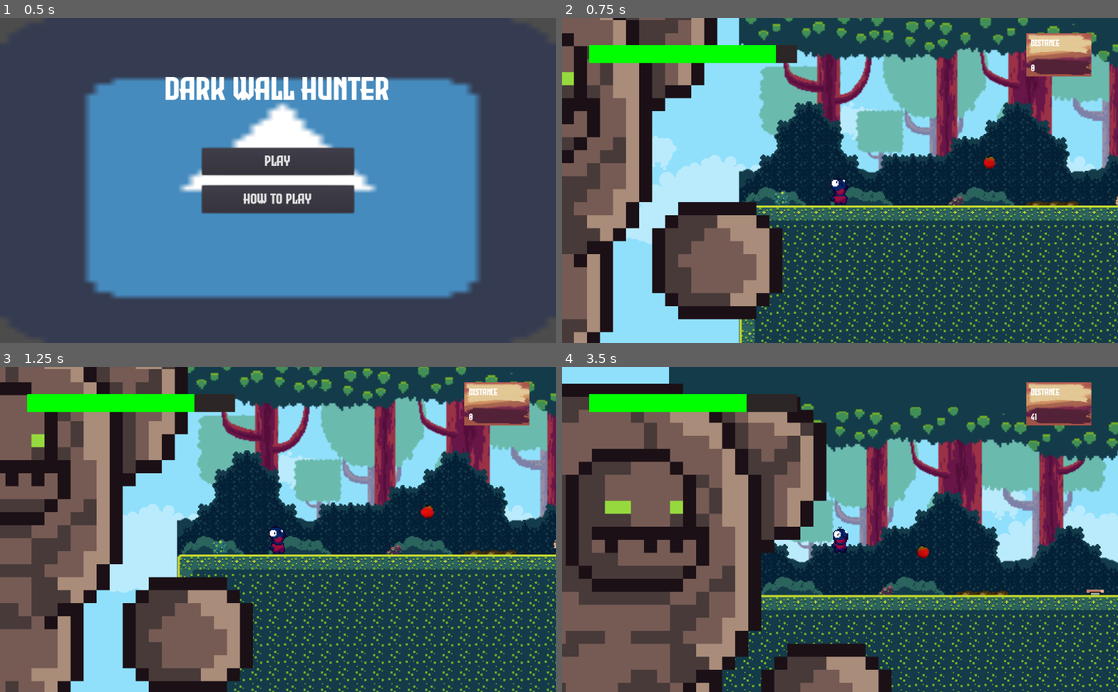
Above: before the commit, frames 1-4 (two rows, left to right).
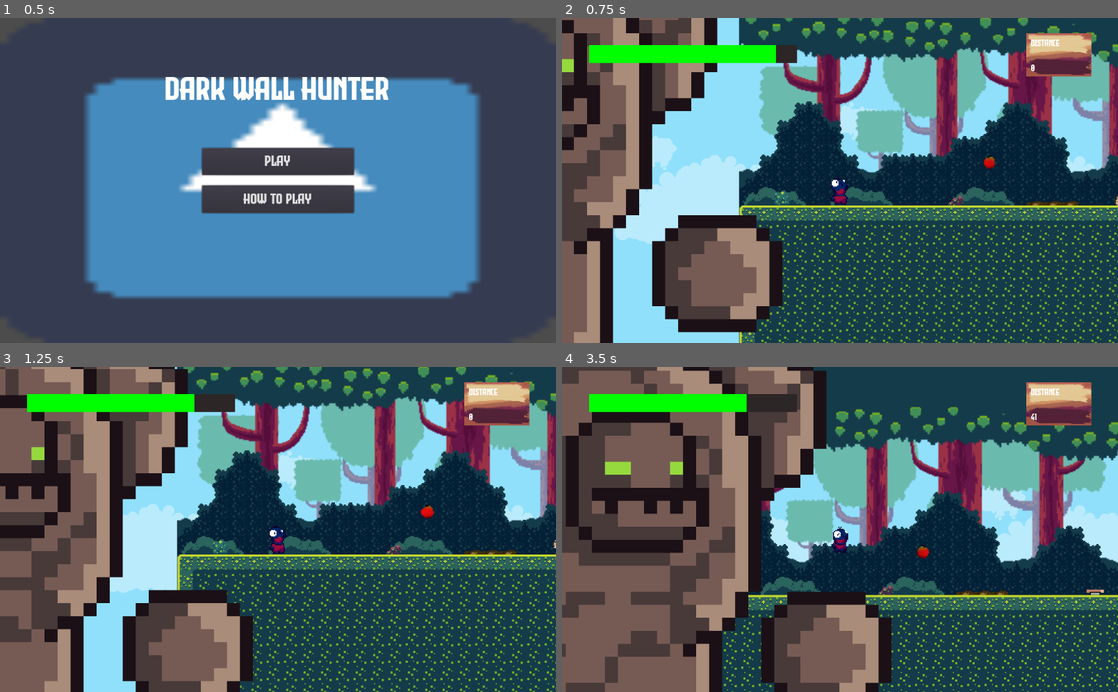
Above: after the commit, the same moments.

Repository: bosskab123/godot-wild-jam-36
Game: Godot game, scene res://scenes/uis/MainMenuUI.tscn
Same seed, same stepped clock (60 frames per second), same inputs: the game is played once before the commit and once after it. The engine's default icon, where the game draws it, is replaced by a stand-in: a white triangle on a blue panel in a dark square. Sound files missing from this copy of the repository are replaced by a short silence.
Inputs:
- Up to frame 1 (0.5 s): no input
- Up to frame 2 (0.75 s): click "Play" at 0.5 s
- Up to frame 3 (1.25 s): no input
- Up to frame 4 (3.5 s): hold D (move_right) 1.28-2.03 s; tap W (jump) at 1.35, 1.52, 1.82, 2.27, 2.3, 2.57, 3.05 s; hold A (move_left) 2.03-2.78 s; tap Y (next_chunk) at 2.1 s; hold D (move_right) from 2.78 s (still down); tap T (previous_chunk) at 2.85 s

Frame 1 is identical in both runs. In frame 2, 10% of the frame differs, in the area x 0-40%, y 0-100%; in frame 3, 13%; in frame 4, 31%, in the area x 0-60%, y 0-100%.

Commit message:
Add sfx: gameover, eat apple, jump

Diff:
--- a/scenes/MainGame.gd
+++ b/scenes/MainGame.gd
@@ -19,6 +19,7 @@
 onready var score_node = $CanvasLayer/VBoxContainer/Score as Label
 onready var sound_danger: AudioStreamPlayer = $Sound/SoundDanger as AudioStreamPlayer
 onready var sound_normal: AudioStreamPlayer = $Sound/SoundNormal as AudioStreamPlayer
+onready var sound_game_over: AudioStreamPlayer = $Sound/SoundGameOver as AudioStreamPlayer
 onready var deadwall = $DeadWall
 onready var player = $Player
 
@@ -43,7 +44,7 @@
 var SCORE_MULTIPLIER: float = 0.678
 var PLAYER_INITIAL_POSITION = Vector2(92.466,176)
 
-var DIFFICULTY_MOVEMENT_MULTIPLIER: float = 0
+var DIFFICULTY_MOVEMENT_MULTIPLIER: float = 1.03
 
 signal chunk_spawned()
 
@@ -112,8 +113,8 @@
 	# Move the SpawnLine
 	$SpawnLine.position.x += GlobalVars.CHUNK_LENGTH + GlobalVars.PADDING_LENGTH
 	# Increase MOVEMENT DIFFICULTY
-	player.set_move_vector(player.get_move_vector()*(pow(2,sqrt(total_chunk))))
-	deadwall.MOVE_SPEED *= pow(total_chunk,0.005)
+	player.set_move_vector(player.get_move_vector() * DIFFICULTY_MOVEMENT_MULTIPLIER )
+	deadwall.MOVE_SPEED *= DIFFICULTY_MOVEMENT_MULTIPLIER
 
 
 func _on_DestroyLine_body_entered(body):
--- a/scenes/MainGame.tscn
+++ b/scenes/MainGame.tscn
@@ -11,6 +11,7 @@
 [ext_resource path="res://assets/fonts/EvilEmpire-4BBVK.ttf" type="DynamicFontData" id=9]
 [ext_resource path="res://assets/sound/game-danger.wav" type="AudioStream" id=10]
 [ext_resource path="res://assets/sound/game-normal.wav" type="AudioStream" id=11]
+[ext_resource path="res://assets/sound/game-over.wav" type="AudioStream" id=12]
 
 [sub_resource type="DynamicFont" id=1]
 font_data = ExtResource( 9 )
@@ -198,6 +199,11 @@
 stream = ExtResource( 11 )
 volume_db = -16.865
 
+[node name="SoundGameOver" type="AudioStreamPlayer" parent="Sound"]
+pause_mode = 2
+stream = ExtResource( 12 )
+volume_db = -7.881
+
 [connection signal="body_entered" from="Background/PrimaryBackgroundDetector" to="." method="_on_PrimaryBackgroundDetector_body_entered"]
 [connection signal="body_entered" from="Background/SecondaryBackgroundDetector" to="." method="_on_SecondaryBackgroundDetector2_body_entered"]
 [connection signal="body_entered" from="SpawnLine" to="." method="_on_SpawnLine_body_entered"]
--- a/scenes/items/Apple.gd
+++ b/scenes/items/Apple.gd
@@ -49,6 +49,8 @@
 		player.energy_set(energy+player.energy)
 		if energy < 0:
 			player.sound_eat_bad_apple.play()
+		else:
+			player.sound_eat_good_apple.play()
 		set_is_ate_by_player(true)
 
 func worm_eat_Apple(worm: Node2D):
--- a/scenes/obstacles/DeadWall.tscn
+++ b/scenes/obstacles/DeadWall.tscn
@@ -54,7 +54,7 @@
 position = Vector2( -37.7549, -217.091 )
 scale = Vector2( 12, 12 )
 frames = SubResource( 8 )
-frame = 3
+frame = 1
 playing = true
 
 [node name="SoundWalk" type="AudioStreamPlayer2D" parent="."]
--- a/scenes/player/Player.gd
+++ b/scenes/player/Player.gd
@@ -11,8 +11,10 @@
 var energy: float = MAX_ENERGY - 20 setget energy_set
 
 # Sound system
-onready var sound_eat_bad_apple: AudioStreamPlayer2D = $Sound/SoundEatBadApple as AudioStreamPlayer2D
+onready var sound_eat_bad_apple: AudioStreamPlayer = $Sound/SoundEatBadApple as AudioStreamPlayer
+onready var sound_eat_good_apple: AudioStreamPlayer = $Sound/SoundEatGoodApple as AudioStreamPlayer
 onready var sound_walk_grass: AudioStreamPlayer = $Sound/SoundWalkGrass as AudioStreamPlayer
+onready var sound_jump: AudioStreamPlayer = $Sound/SoundJump as AudioStreamPlayer
 
 func _process(delta):
 	calculate_energy(delta)
--- a/scenes/player/Player.tscn
+++ b/scenes/player/Player.tscn
@@ -10,8 +10,10 @@
 [ext_resource path="res://assets/sprites/Tiny Platformer - Forest Asset Pack/Sprites/Player/idle.png" type="Texture" id=8]
 [ext_resource path="res://assets/sprites/Tiny Platformer - Forest Asset Pack/Sprites/Player/fall.png" type="Texture" id=9]
 [ext_resource path="res://assets/sprites/Tiny Platformer - Forest Asset Pack/Sprites/Player/walk.png" type="Texture" id=10]
-[ext_resource path="res://assets/sound/player_eat_bad_apple.wav" type="AudioStream" id=11]
+[ext_resource path="res://assets/sound/player-eat-bad-apple.wav" type="AudioStream" id=11]
 [ext_resource path="res://assets/sound/player-walk-grass.wav" type="AudioStream" id=12]
+[ext_resource path="res://assets/sound/player-jump.wav" type="AudioStream" id=13]
+[ext_resource path="res://assets/sound/game-eat-good-apple.wav" type="AudioStream" id=14]
 
 [sub_resource type="CapsuleShape2D" id=1]
 radius = 7.0
@@ -38,11 +40,11 @@
 region = Rect2( 140, 0, 35, 43 )
 
 [sub_resource type="AtlasTexture" id=7]
-atlas = ExtResource( 9 )
+atlas = ExtResource( 8 )
 region = Rect2( 0, 0, 35, 43 )
 
 [sub_resource type="AtlasTexture" id=8]
-atlas = ExtResource( 8 )
+atlas = ExtResource( 9 )
 region = Rect2( 0, 0, 35, 43 )
 
 [sub_resource type="AtlasTexture" id=9]
@@ -82,12 +84,12 @@
 }, {
 "frames": [ SubResource( 7 ) ],
 "loop": true,
-"name": "fall",
+"name": "jump",
 "speed": 8.0
 }, {
 "frames": [ SubResource( 8 ) ],
 "loop": true,
-"name": "jump",
+"name": "fall",
 "speed": 8.0
 }, {
 "frames": [ SubResource( 9 ) ],
@@ -163,9 +165,18 @@
 
 [node name="Sound" type="Node2D" parent="."]
 
-[node name="SoundEatBadApple" type="AudioStreamPlayer2D" parent="Sound"]
+[node name="SoundEatBadApple" type="AudioStreamPlayer" parent="Sound"]
 stream = ExtResource( 11 )
+volume_db = -10.0
+
+[node name="SoundEatGoodApple" type="AudioStreamPlayer" parent="Sound"]
+stream = ExtResource( 14 )
+volume_db = -15.146
 
 [node name="SoundWalkGrass" type="AudioStreamPlayer" parent="Sound"]
 stream = ExtResource( 12 )
 volume_db = -8.577
+
+[node name="SoundJump" type="AudioStreamPlayer" parent="Sound"]
+stream = ExtResource( 13 )
+volume_db = -30.0
--- a/scenes/player/PlayerIdleState.gd
+++ b/scenes/player/PlayerIdleState.gd
@@ -14,6 +14,7 @@
 
 	if Input.is_action_just_pressed("jump"):
 		state_machine.move_vector.y = -JUMP_SPEED
+		player.sound_jump.play()
 
 	if !player.is_on_floor():
 		change_state.call_func("air")
--- a/scenes/player/PlayerMoveState.gd
+++ b/scenes/player/PlayerMoveState.gd
@@ -17,6 +17,7 @@
 
 	if Input.is_action_just_pressed("jump"):
 		state_machine.move_vector.y = -JUMP_SPEED
+		player.sound_jump.play()
 
 	if !player.is_on_floor():
 		change_state.call_func("air")
--- a/utiities/GameManager.gd
+++ b/utiities/GameManager.gd
@@ -29,8 +29,12 @@
 	get_tree().change_scene_to(GAME_SCENE)
 
 func on_game_over():
+	# Play game over sound
+	var sound_game_over = get_tree().get_root().find_node("SoundGameOver",true,false)
+	sound_game_over.play()
+	# Pause every object in the scene
 	print("Game Over")
 	get_tree().paused = true
-
+	# Show end game UI
 	var end_game_ui_instance = END_SCENE.instance()
 	add_child(end_game_ui_instance)
Not shown, added: assets/sound/game-eat-good-apple.wav.import
Not shown, removed: assets/sound/game-notification.wav.import
Not shown, added: assets/sound/player-eat-bad-apple.wav.import
Not shown, added: assets/sound/player-jump.wav.import
Not shown, removed: assets/sound/player_eat_bad_apple.wav.import
Not shown: 1 places in scenes/MainGame.tscn that only renumber resources
Not shown: 1 places in scenes/player/Player.tscn that only renumber resources
Not shown, added: assets/sound/game-eat-good-apple.wav
Not shown, changed: assets/sound/game-over.wav
Not shown, added: assets/sound/player-eat-bad-apple.wav
Not shown, added: assets/sound/player-jump.wav
